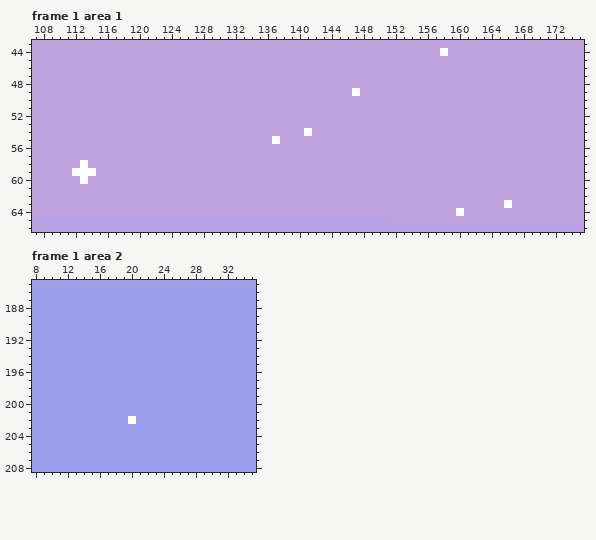
Pixel-art file: Textures/Background.aseprite. Above is the file before it was changed.
270x480 pixels, 4 frames. Colours within 5 levels of each other are drawn and written as one. Shown: frame 1 area 1: x 107..175, y 43..66; frame 1 area 2: x 8..35, y 185..208. The commit also changed other frames or places, which this record leaves out.
The result:
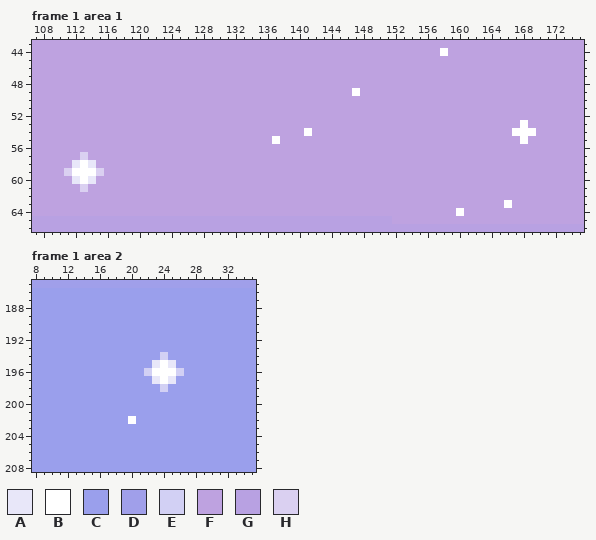
Palette (. is transparent): A #e8e7f9  B #ffffff  C #9a9fec  D #a09fea  E #d2d0f4  F #bea2e0  G #b8a1e2  H #dad0f1
What changed:
Frame 1 area 1:
y 53: x 168 F -> B
y 54: x 167..169 FFF -> BBB
y 55: x 168 F -> B
y 57: x 113 F -> H
y 58: x 112 F -> A; x 114 F -> A
y 59: x 111 F -> H; x 115 F -> H
y 60: x 112 F -> A; x 114 F -> A
y 61: x 113 F -> H
Frame 1 area 2:
y 194: x 24 C -> E
y 195: x 23..25 CCC -> ABA
y 196: x 22..26 CCCCC -> EBBBE
y 197: x 23..25 CCC -> ABA
y 198: x 24 C -> E
Changed places in both pictures, as pixel boxes (x1, y1, x2, y2):
changed: (512, 120, 536, 144)
changed: (64, 152, 104, 192)
changed: (144, 352, 184, 392)
